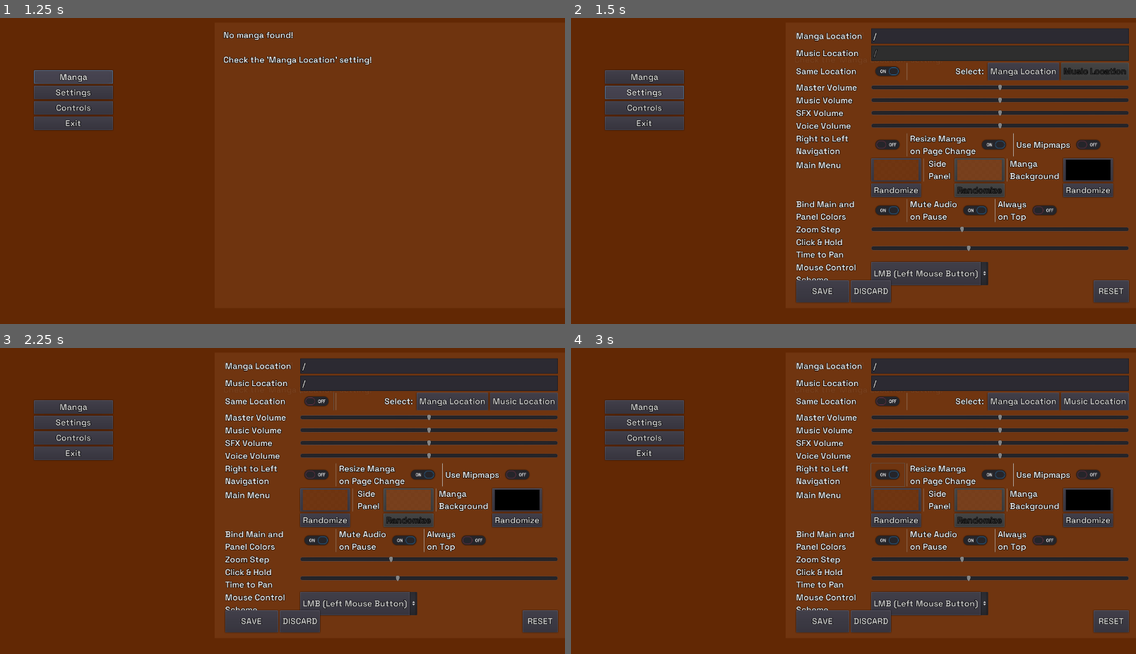
Above: before the commit, frames 1-4 (two rows, left to right).
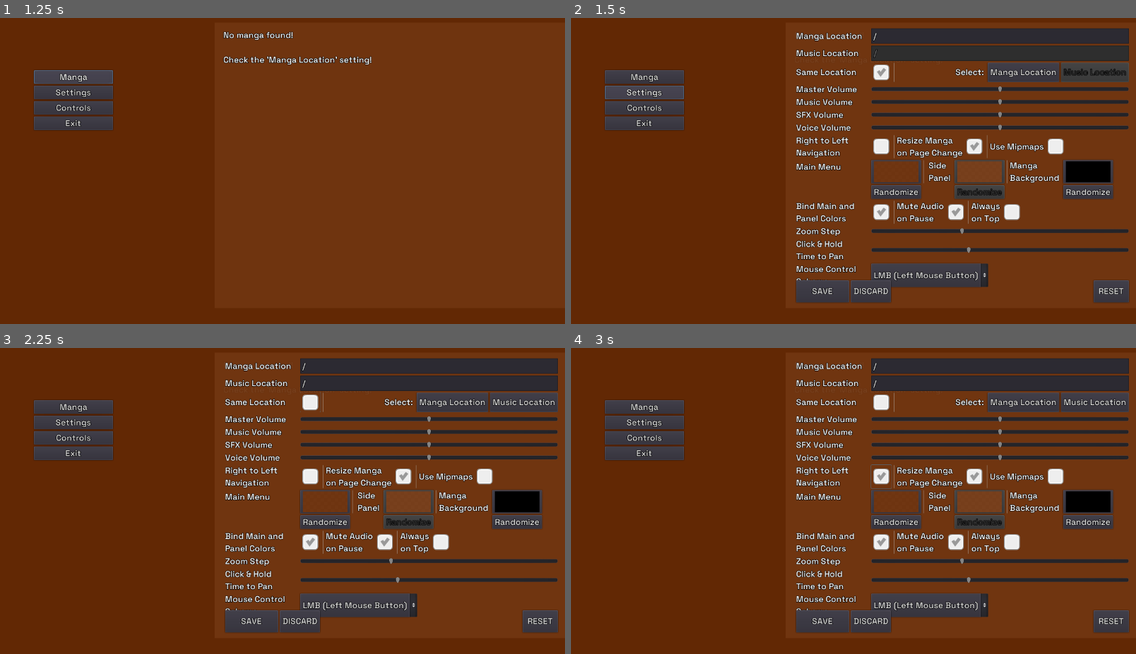
Above: after the commit, the same moments.

Repository: MrPoblin/Sound-Manga-Reader-Godot
Game: Godot game, scene res://Scenes/UI/Main.tscn
Same seed, same stepped clock (60 frames per second), same inputs: the game is played once before the commit and once after it. The engine's default icon, where the game draws it, is replaced by a stand-in: a white triangle on a blue panel in a dark square.
Inputs (mouse positions are in pixels of both pictures, inside the frame that each line leads up to; where the layout moved, square brackets give the same spot in the first picture):
- Up to frame 1 (1.25 s): click "Manga" at 0.5 s
- Up to frame 2 (1.5 s): click "Settings" at 1.25 s
- Up to frame 3 (2.25 s): click (310, 403) [316, 400] at 2 s
- Up to frame 4 (3 s): click (881, 476) [887, 473] at 2.75 s

Frame 1 is identical in both runs. In frame 2, 12% of the frame differs, in the area x 39-99%, y 14-89%; in frame 3, 12%; in frame 4, 12%.

Commit message:
Added custom CheckBox
Might use the SVG variant
cool packs btw
https://kenney.nl/assets/ui-pack

Diff:
--- a/Scenes/UI/Menu.tscn
+++ b/Scenes/UI/Menu.tscn
@@ -85,7 +85,6 @@
 [node name="Controls_help" parent="Popup" instance=ExtResource( 8 )]
 
 [node name="ErrorCore" type="Popup" parent="."]
-visible = true
 
 [node name="Label" type="Label" parent="ErrorCore"]
 margin_right = 40.0
--- a/Scenes/UI/Settings.tscn
+++ b/Scenes/UI/Settings.tscn
@@ -26,7 +26,7 @@
 
 [node name="SettingGrid" type="GridContainer" parent="set/SettingScroll"]
 margin_right = 1216.77
-margin_bottom = 413.0
+margin_bottom = 379.0
 size_flags_horizontal = 3
 custom_constants/vseparation = 4
 custom_constants/hseparation = 20
@@ -71,62 +71,62 @@
 size_flags_horizontal = 3
 
 [node name="l_isSame" type="Label" parent="set/SettingScroll/SettingGrid"]
-margin_top = 69.0
-margin_right = 99.0
-margin_bottom = 83.0
+margin_top = 61.0
+margin_right = 99.0
+margin_bottom = 75.0
 text = "Same Location"
 
 [node name="LocationGrid" type="GridContainer" parent="set/SettingScroll/SettingGrid"]
 margin_left = 119.0
 margin_top = 56.0
 margin_right = 1216.0
-margin_bottom = 96.0
+margin_bottom = 80.0
 rect_clip_content = true
 columns = 5
 
-[node name="c_same" type="CheckButton" parent="set/SettingScroll/SettingGrid/LocationGrid"]
-margin_right = 76.0
-margin_bottom = 40.0
+[node name="c_same" type="CheckBox" parent="set/SettingScroll/SettingGrid/LocationGrid"]
+margin_right = 24.0
+margin_bottom = 24.0
 mouse_default_cursor_shape = 2
 
 [node name="sep" type="VSeparator" parent="set/SettingScroll/SettingGrid/LocationGrid"]
-margin_left = 80.0
-margin_right = 84.0
-margin_bottom = 40.0
+margin_left = 28.0
+margin_right = 32.0
+margin_bottom = 24.0
 size_flags_horizontal = 2
 
 [node name="Label" type="Label" parent="set/SettingScroll/SettingGrid/LocationGrid"]
 margin_left = 823.0
-margin_top = 13.0
+margin_top = 5.0
 margin_right = 870.0
-margin_bottom = 27.0
+margin_bottom = 19.0
 text = "Select: "
 
 [node name="man_but_sel" type="Button" parent="set/SettingScroll/SettingGrid/LocationGrid"]
 margin_left = 874.0
 margin_right = 985.0
-margin_bottom = 40.0
+margin_bottom = 24.0
 mouse_default_cursor_shape = 2
 text = "Manga Location"
 
 [node name="mus_but_sel" type="Button" parent="set/SettingScroll/SettingGrid/LocationGrid"]
 margin_left = 989.0
 margin_right = 1097.0
-margin_bottom = 40.0
+margin_bottom = 24.0
 mouse_default_cursor_shape = 2
 text = "Music Location"
 
 [node name="l_AudioMaster" type="Label" parent="set/SettingScroll/SettingGrid"]
-margin_top = 101.0
-margin_right = 99.0
-margin_bottom = 115.0
+margin_top = 85.0
+margin_right = 99.0
+margin_bottom = 99.0
 text = "Master Volume"
 
 [node name="s_master" type="HSlider" parent="set/SettingScroll/SettingGrid"]
 margin_left = 119.0
-margin_top = 100.0
-margin_right = 1216.0
-margin_bottom = 116.0
+margin_top = 84.0
+margin_right = 1216.0
+margin_bottom = 100.0
 mouse_default_cursor_shape = 10
 size_flags_vertical = 1
 max_value = 1.0
@@ -134,16 +134,16 @@
 ticks_on_borders = true
 
 [node name="l_AudioMusic" type="Label" parent="set/SettingScroll/SettingGrid"]
-margin_top = 121.0
-margin_right = 99.0
-margin_bottom = 135.0
+margin_top = 105.0
+margin_right = 99.0
+margin_bottom = 119.0
 text = "Music Volume"
 
 [node name="s_music" type="HSlider" parent="set/SettingScroll/SettingGrid"]
 margin_left = 119.0
-margin_top = 120.0
-margin_right = 1216.0
-margin_bottom = 136.0
+margin_top = 104.0
+margin_right = 1216.0
+margin_bottom = 120.0
 mouse_default_cursor_shape = 10
 size_flags_vertical = 1
 max_value = 1.0
@@ -151,16 +151,16 @@
 ticks_on_borders = true
 
 [node name="l_AudioSfx" type="Label" parent="set/SettingScroll/SettingGrid"]
-margin_top = 141.0
-margin_right = 99.0
-margin_bottom = 155.0
+margin_top = 125.0
+margin_right = 99.0
+margin_bottom = 139.0
 text = "SFX Volume"
 
 [node name="s_sfx" type="HSlider" parent="set/SettingScroll/SettingGrid"]
 margin_left = 119.0
-margin_top = 140.0
-margin_right = 1216.0
-margin_bottom = 156.0
+margin_top = 124.0
+margin_right = 1216.0
+margin_bottom = 140.0
 mouse_default_cursor_shape = 10
 size_flags_vertical = 1
 max_value = 1.0
@@ -168,16 +168,16 @@
 ticks_on_borders = true
 
 [node name="l_AudioVoice" type="Label" parent="set/SettingScroll/SettingGrid"]
-margin_top = 161.0
-margin_right = 99.0
-margin_bottom = 175.0
+margin_top = 145.0
+margin_right = 99.0
+margin_bottom = 159.0
 text = "Voice Volume"
 
 [node name="s_voice" type="HSlider" parent="set/SettingScroll/SettingGrid"]
 margin_left = 119.0
-margin_top = 160.0
-margin_right = 1216.0
-margin_bottom = 176.0
+margin_top = 144.0
+margin_right = 1216.0
+margin_bottom = 160.0
 mouse_default_cursor_shape = 10
 size_flags_vertical = 1
 max_value = 1.0
@@ -185,76 +185,75 @@
 ticks_on_borders = true
 
 [node name="l_swap_lr" type="Label" parent="set/SettingScroll/SettingGrid"]
-margin_top = 184.0
-margin_right = 99.0
-margin_bottom = 215.0
+margin_top = 164.0
+margin_right = 99.0
+margin_bottom = 195.0
 text = "Right to Left
 Navigation"
 
 [node name="OtherGrid" type="GridContainer" parent="set/SettingScroll/SettingGrid"]
 margin_left = 119.0
-margin_top = 180.0
-margin_right = 1216.0
-margin_bottom = 220.0
+margin_top = 164.0
+margin_right = 1216.0
+margin_bottom = 195.0
 columns = 7
 
-[node name="c_swap_lr" type="CheckButton" parent="set/SettingScroll/SettingGrid/OtherGrid"]
-margin_right = 76.0
-margin_bottom = 40.0
+[node name="c_swap_lr" type="CheckBox" parent="set/SettingScroll/SettingGrid/OtherGrid"]
+margin_right = 24.0
+margin_bottom = 31.0
 mouse_default_cursor_shape = 2
 
 [node name="sep2" type="VSeparator" parent="set/SettingScroll/SettingGrid/OtherGrid"]
-margin_left = 80.0
-margin_right = 84.0
-margin_bottom = 40.0
+margin_left = 28.0
+margin_right = 32.0
+margin_bottom = 31.0
 size_flags_horizontal = 0
 
 [node name="l_auto_res" type="Label" parent="set/SettingScroll/SettingGrid/OtherGrid"]
-margin_left = 88.0
-margin_top = 4.0
-margin_right = 188.0
-margin_bottom = 35.0
+margin_left = 36.0
+margin_right = 136.0
+margin_bottom = 31.0
 text = "Resize Manga
 on Page Change"
 
-[node name="c_auto_res" type="CheckButton" parent="set/SettingScroll/SettingGrid/OtherGrid"]
-margin_left = 192.0
-margin_right = 268.0
-margin_bottom = 40.0
+[node name="c_auto_res" type="CheckBox" parent="set/SettingScroll/SettingGrid/OtherGrid"]
+margin_left = 140.0
+margin_right = 164.0
+margin_bottom = 31.0
 mouse_default_cursor_shape = 2
 
 [node name="sep3" type="VSeparator" parent="set/SettingScroll/SettingGrid/OtherGrid"]
-margin_left = 272.0
-margin_right = 276.0
-margin_bottom = 40.0
+margin_left = 168.0
+margin_right = 172.0
+margin_bottom = 31.0
 size_flags_horizontal = 0
 
 [node name="l_use_mipmaps" type="Label" parent="set/SettingScroll/SettingGrid/OtherGrid"]
-margin_left = 280.0
-margin_top = 13.0
-margin_right = 368.0
-margin_bottom = 27.0
+margin_left = 176.0
+margin_top = 8.0
+margin_right = 264.0
+margin_bottom = 22.0
 text = "Use Mipmaps"
 
-[node name="c_use_mipmaps" type="CheckButton" parent="set/SettingScroll/SettingGrid/OtherGrid"]
-margin_left = 372.0
-margin_right = 448.0
-margin_bottom = 40.0
+[node name="c_use_mipmaps" type="CheckBox" parent="set/SettingScroll/SettingGrid/OtherGrid"]
+margin_left = 268.0
+margin_right = 292.0
+margin_bottom = 31.0
 mouse_default_cursor_shape = 2
 
 [node name="l_color_main" type="Label" parent="set/SettingScroll/SettingGrid"]
-margin_top = 227.0
-margin_right = 99.0
-margin_bottom = 275.0
+margin_top = 202.0
+margin_right = 99.0
+margin_bottom = 250.0
 text = "Main Menu
 
 "
 
 [node name="ColorGrid" type="GridContainer" parent="set/SettingScroll/SettingGrid"]
 margin_left = 119.0
-margin_top = 224.0
-margin_right = 1216.0
-margin_bottom = 279.0
+margin_top = 199.0
+margin_right = 1216.0
+margin_bottom = 254.0
 columns = 7
 script = ExtResource( 7 )
 
@@ -350,73 +349,71 @@
 text = "Randomize"
 
 [node name="l_color_bind" type="Label" parent="set/SettingScroll/SettingGrid"]
-margin_top = 287.0
-margin_right = 99.0
-margin_bottom = 318.0
+margin_top = 258.0
+margin_right = 99.0
+margin_bottom = 289.0
 text = "Bind Main and
 Panel Colors"
 
 [node name="OtherGrid3" type="GridContainer" parent="set/SettingScroll/SettingGrid"]
 margin_left = 119.0
-margin_top = 283.0
-margin_right = 1216.0
-margin_bottom = 323.0
+margin_top = 258.0
+margin_right = 1216.0
+margin_bottom = 289.0
 columns = 7
 
-[node name="c_bind_col" type="CheckButton" parent="set/SettingScroll/SettingGrid/OtherGrid3"]
-margin_right = 76.0
-margin_bottom = 40.0
+[node name="c_bind_col" type="CheckBox" parent="set/SettingScroll/SettingGrid/OtherGrid3"]
+margin_right = 24.0
+margin_bottom = 31.0
 mouse_default_cursor_shape = 2
 
 [node name="sep5" type="VSeparator" parent="set/SettingScroll/SettingGrid/OtherGrid3"]
-margin_left = 80.0
-margin_right = 84.0
-margin_bottom = 40.0
+margin_left = 28.0
+margin_right = 32.0
+margin_bottom = 31.0
 
 [node name="l_mute_on_pause" type="Label" parent="set/SettingScroll/SettingGrid/OtherGrid3"]
-margin_left = 88.0
-margin_top = 4.0
-margin_right = 162.0
-margin_bottom = 35.0
+margin_left = 36.0
+margin_right = 110.0
+margin_bottom = 31.0
 text = "Mute Audio
 on Pause"
 
-[node name="c_mute_on_pause" type="CheckButton" parent="set/SettingScroll/SettingGrid/OtherGrid3"]
-margin_left = 166.0
-margin_right = 242.0
-margin_bottom = 40.0
+[node name="c_mute_on_pause" type="CheckBox" parent="set/SettingScroll/SettingGrid/OtherGrid3"]
+margin_left = 114.0
+margin_right = 138.0
+margin_bottom = 31.0
 mouse_default_cursor_shape = 2
 
 [node name="sep6" type="VSeparator" parent="set/SettingScroll/SettingGrid/OtherGrid3"]
-margin_left = 246.0
-margin_right = 250.0
-margin_bottom = 40.0
+margin_left = 142.0
+margin_right = 146.0
+margin_bottom = 31.0
 
 [node name="l_on_top" type="Label" parent="set/SettingScroll/SettingGrid/OtherGrid3"]
-margin_left = 254.0
-margin_top = 4.0
-margin_right = 298.0
-margin_bottom = 35.0
+margin_left = 150.0
+margin_right = 194.0
+margin_bottom = 31.0
 text = "Always
 on Top"
 
-[node name="c_on_top" type="CheckButton" parent="set/SettingScroll/SettingGrid/OtherGrid3"]
-margin_left = 302.0
-margin_right = 378.0
-margin_bottom = 40.0
+[node name="c_on_top" type="CheckBox" parent="set/SettingScroll/SettingGrid/OtherGrid3"]
+margin_left = 198.0
+margin_right = 222.0
+margin_bottom = 31.0
 mouse_default_cursor_shape = 2
 
 [node name="l_zoom" type="Label" parent="set/SettingScroll/SettingGrid"]
-margin_top = 328.0
-margin_right = 99.0
-margin_bottom = 342.0
+margin_top = 294.0
+margin_right = 99.0
+margin_bottom = 308.0
 text = "Zoom Step"
 
 [node name="s_zoom" type="HSlider" parent="set/SettingScroll/SettingGrid"]
 margin_left = 119.0
-margin_top = 327.0
-margin_right = 1216.0
-margin_bottom = 343.0
+margin_top = 293.0
+margin_right = 1216.0
+margin_bottom = 309.0
 size_flags_vertical = 1
 min_value = 1.0
 max_value = 2.0
@@ -424,17 +421,17 @@
 value = 1.0
 
 [node name="l_long_click" type="Label" parent="set/SettingScroll/SettingGrid"]
-margin_top = 347.0
-margin_right = 99.0
-margin_bottom = 378.0
+margin_top = 313.0
+margin_right = 99.0
+margin_bottom = 344.0
 text = "Click & Hold
 Time to Pan"
 
 [node name="s_long_click" type="HSlider" parent="set/SettingScroll/SettingGrid"]
 margin_left = 119.0
-margin_top = 347.0
-margin_right = 1216.0
-margin_bottom = 378.0
+margin_top = 313.0
+margin_right = 1216.0
+margin_bottom = 344.0
 size_flags_vertical = 1
 min_value = 0.02
 max_value = 0.5
@@ -442,17 +439,17 @@
 value = 0.02
 
 [node name="l_scheme" type="Label" parent="set/SettingScroll/SettingGrid"]
-margin_top = 382.0
-margin_right = 99.0
-margin_bottom = 413.0
+margin_top = 348.0
+margin_right = 99.0
+margin_bottom = 379.0
 text = "Mouse Control
 Scheme"
 
 [node name="op_scheme" type="OptionButton" parent="set/SettingScroll/SettingGrid"]
 margin_left = 119.0
-margin_top = 382.0
+margin_top = 348.0
 margin_right = 148.0
-margin_bottom = 413.0
+margin_bottom = 379.0
 size_flags_horizontal = 0
 script = ExtResource( 9 )
 
--- a/Scripts/Reader/Page.gd
+++ b/Scripts/Reader/Page.gd
@@ -11,11 +11,11 @@
 onready var mouseStart:Vector2
 onready var doSkip:bool = false
 
-func _process(delta):
+func _process(_delta):
 	if(isPanning):
 		rect_position += (get_local_mouse_position() - mouseStart) * rect_scale
 		mouseStart = get_local_mouse_position()
-	else:$"../Bg".mouse_default_cursor_shape= Control.CURSOR_ARROW
+	else: $"../Bg".mouse_default_cursor_shape = Control.CURSOR_ARROW
 
 func _input(event):
 	if event.is_action_pressed("center"):
--- a/Scripts/UI/Main.gd
+++ b/Scripts/UI/Main.gd
@@ -1,7 +1,7 @@
 extends Control
 
 onready var ReaderNode = preload("res://Scenes/Reader.tscn")
-var font = load("res://default_font.tres")
+var font: DynamicFont = load("res://default_font.tres")
 
 onready var mouseScheme:int = Config.config.get_value("controls", "mouseScheme", 0)
 
--- a/default_theme.tres
+++ b/default_theme.tres
@@ -1,6 +1,10 @@
-[gd_resource type="Theme" load_steps=2 format=2]
+[gd_resource type="Theme" load_steps=4 format=2]
 
 [ext_resource path="res://default_font.tres" type="DynamicFont" id=1]
+[ext_resource path="res://Assets/grey_boxCheckmark.png" type="Texture" id=2]
+[ext_resource path="res://Assets/grey_box.png" type="Texture" id=3]
 
 [resource]
 default_font = ExtResource( 1 )
+CheckBox/icons/checked = ExtResource( 2 )
+CheckBox/icons/unchecked = ExtResource( 3 )
Binary file added: Assets/grey_box.png
Binary file added: Assets/grey_boxCheckmark.png
